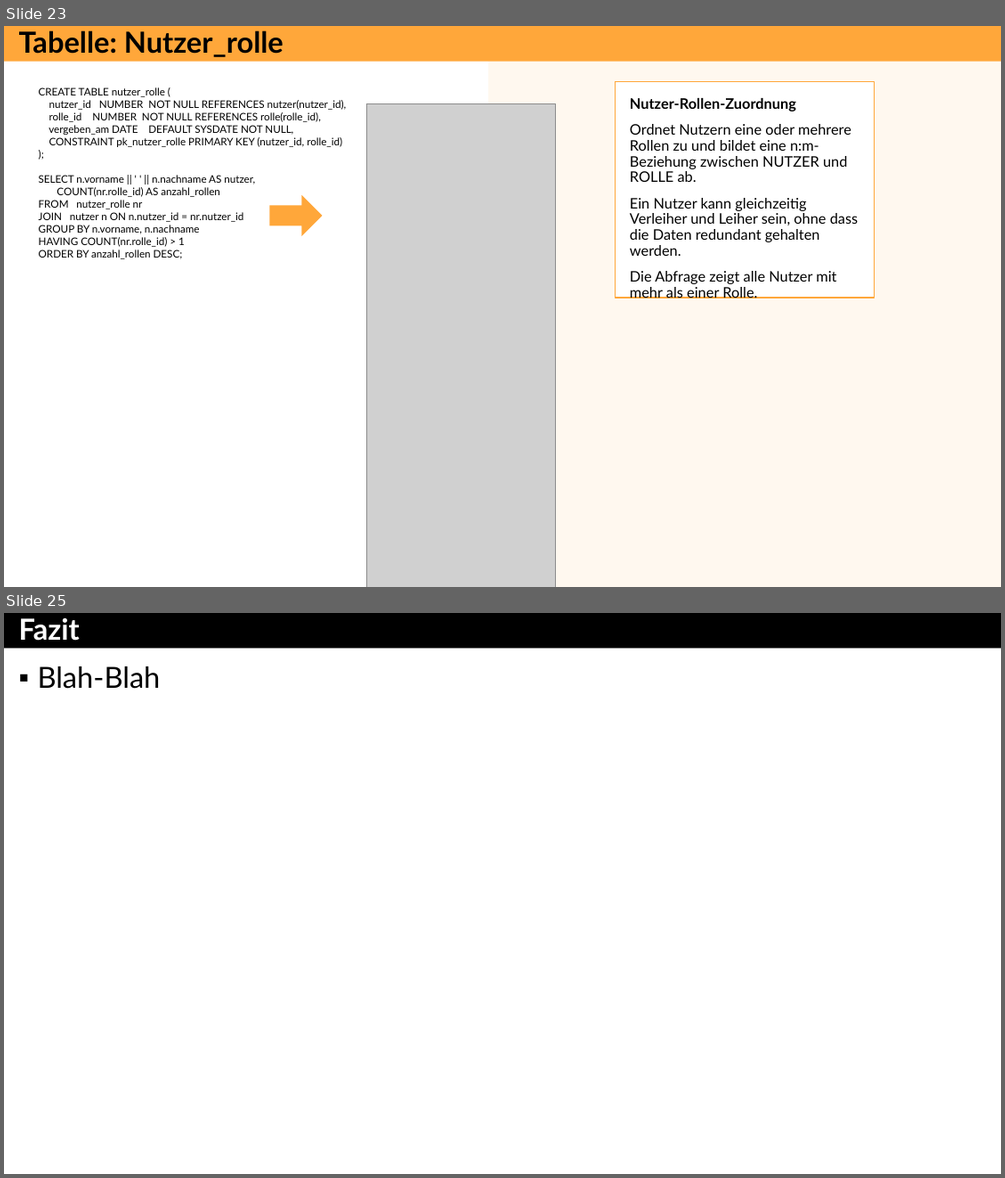
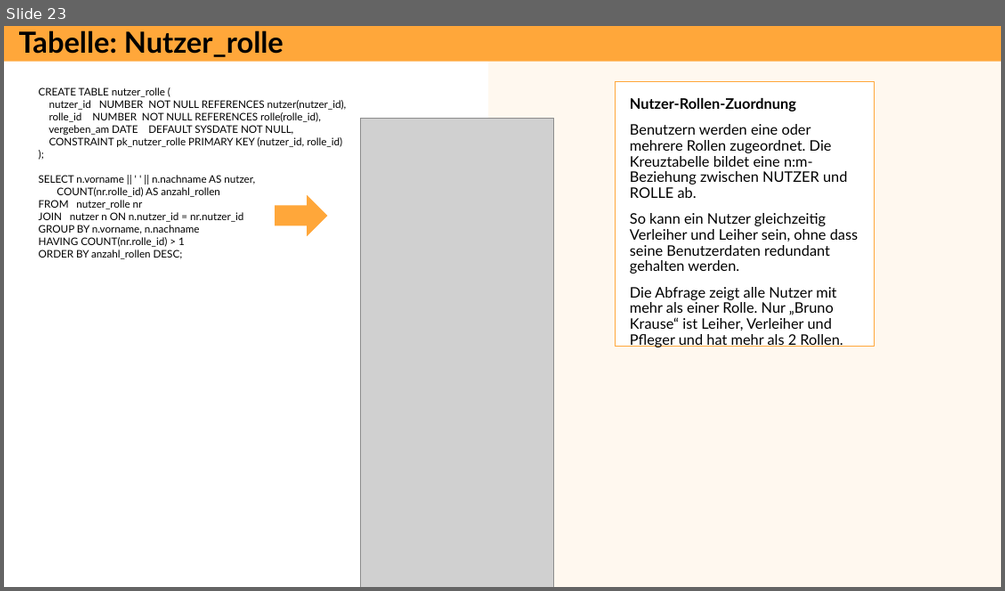
Before and after one commit to superdent/iu_datamart, a slide deck: dokumentation/phase2.pptx. Shown one above the other, each under a label of ours: slides 23 and 25 before the commit, slide 23 after it; the slides between them are not shown. The pictures are 1005x1178 and 1005x591 pixels, drawn with LibreOffice and Linux fonts; fonts in the diff are those of the drawing; grey boxes stand for pictures. Boxes give left, top, right and bottom in pixels: in the first picture for what was removed or moved away, otherwise in the second. Text is boxed around its words. In the diff, an @@ line names an element or a change of style, - is before the commit and + after.

```diff
--- a/dokumentation/phase2.pptx
+++ b/dokumentation/phase2.pptx
@@ slide 25 removed at (4, 613, 1001, 1174), background #FFFFFF @@
@@ title removed at (4, 613, 1001, 648) @@
-Fazit
@@ text removed at (4, 648, 1001, 1174) @@
-▪ Blah-Blah
@@ slide 23 changed as well @@
@@ rectangle "Nutzer-Rollen-Zuordnung": place and size @@
-rectangle "Nutzer-Rollen-Zuordnung" at (615, 82, 874, 297)
+rectangle "Nutzer-Rollen-Zuordnung" at (615, 82, 874, 346)
@@ picture: place and size @@
-picture at (367, 103, 555, 587)
+picture at (361, 118, 554, 587)
@@ text in rectangle at (630, 124, 858, 347): text changed @@
-Ordnet Nutzern eine oder mehrere Rollen zu und bildet eine n:m-Beziehung zwischen NUTZER und ROLLE ab.
-Ein Nutzer kann gleichzeitig Verleiher und Leiher sein, ohne dass die Daten redundant gehalten werden.
-Die Abfrage zeigt alle Nutzer mit mehr als einer Rolle.
+Benutzern werden eine oder mehrere Rollen zugeordnet. Die Kreuztabelle bildet eine n:m-Beziehung zwischen NUTZER und ROLLE ab.
+So kann ein Nutzer gleichzeitig Verleiher und Leiher sein, ohne dass seine Benutzerdaten redundant gehalten werden.
+Die Abfrage zeigt alle Nutzer mit mehr als einer Rolle. Nur „Bruno Krause“ ist Leiher, Verleiher und Pfleger und hat mehr als 2 Rollen.
@@ right arrow: place and size @@
-right arrow at (269, 195, 322, 236)
+right arrow at (275, 195, 327, 236)
```
Also in this commit, not shown: 16 other slides changed, 3 slides added, 6 other files.
